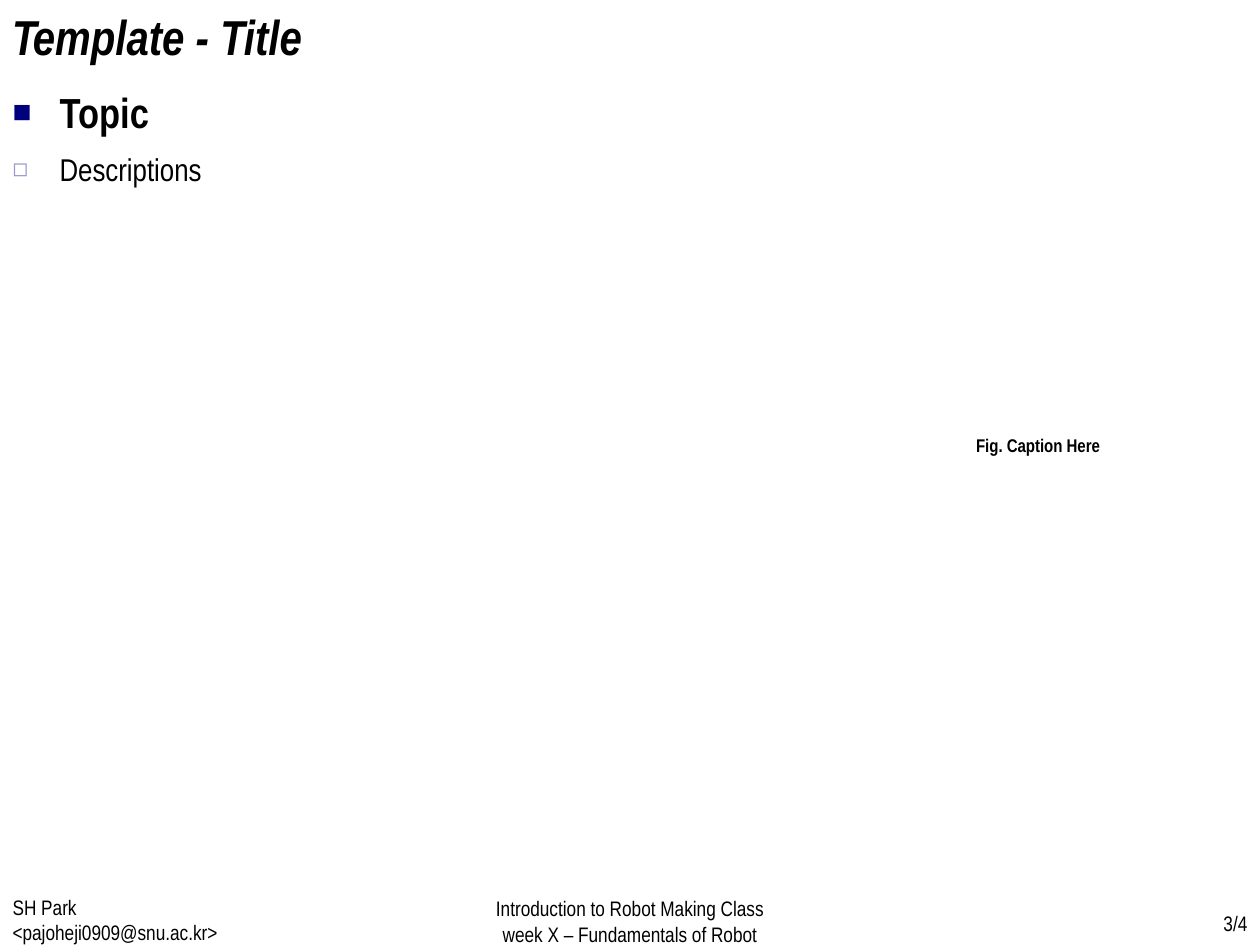
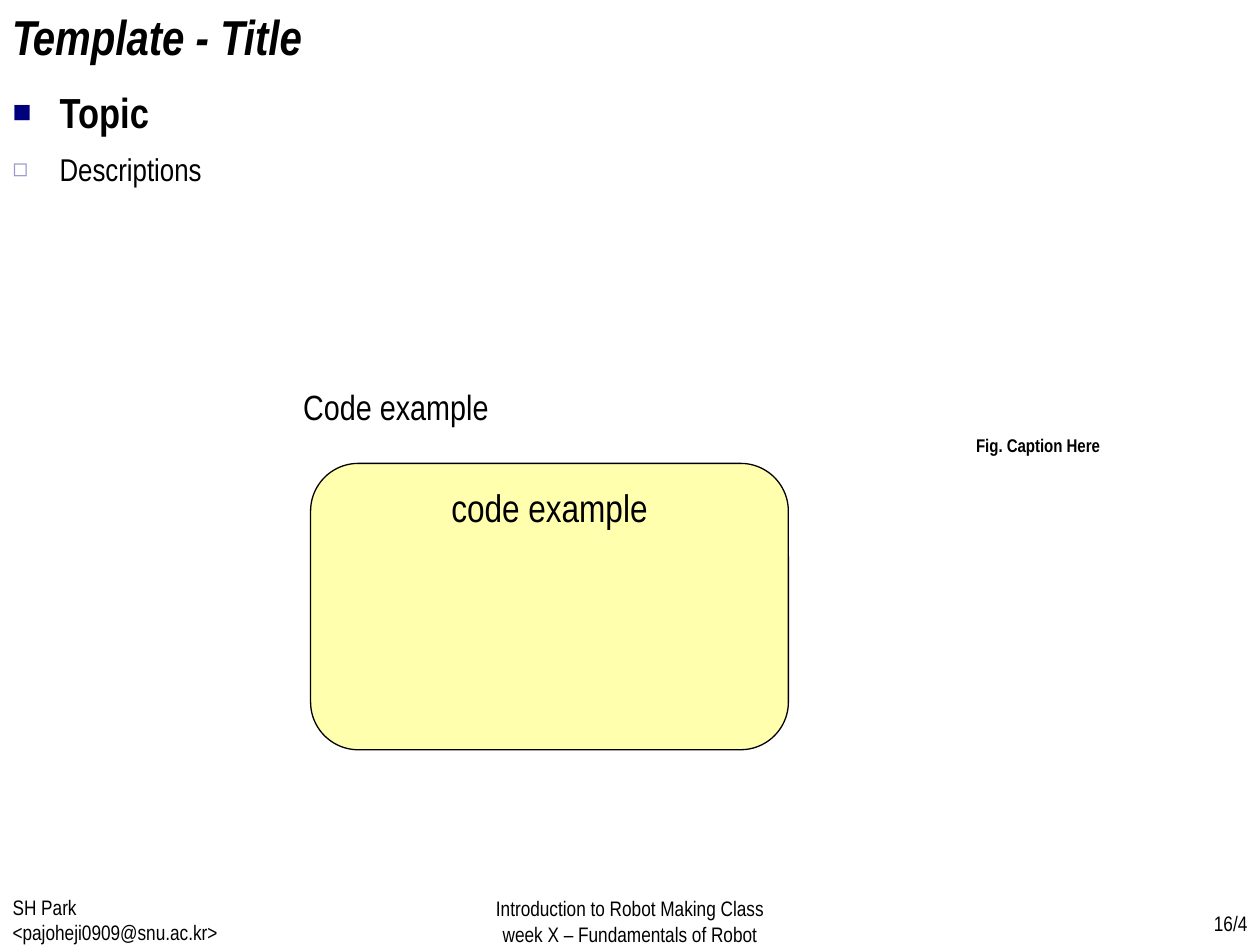
Before and after one commit to WhenTheyCry96/RobotTutorial, a slide deck: slide 16 of PPT/week2.pptx (slide 3 before the commit). Drawn at 1260x945 pixels with LibreOffice and Linux fonts; fonts in the diff are those of the drawing. Boxes give left, top, right and bottom in pixels: in the first picture for what was removed or moved away, otherwise in the second. Text is boxed around its words. In the diff, an @@ line names an element or a change of style, - is before the commit and + after.

```diff
--- a/PPT/week2.pptx
+++ b/PPT/week2.pptx
@@ text added at [303, 394, 489, 427], 20 pt, text #000000 @@
+Code example
@@ rounded rectangle added at [311, 464, 789, 750], fill #FFFF99 at 80% opacity, outline #000000 0.75 pt, 22 pt, text #000000 @@
+code example
@@ page number at [1214, 916, 1247, 932]: text changed @@
-3/4
+16/4
```
Also in this commit, not shown: 13 slides added.
